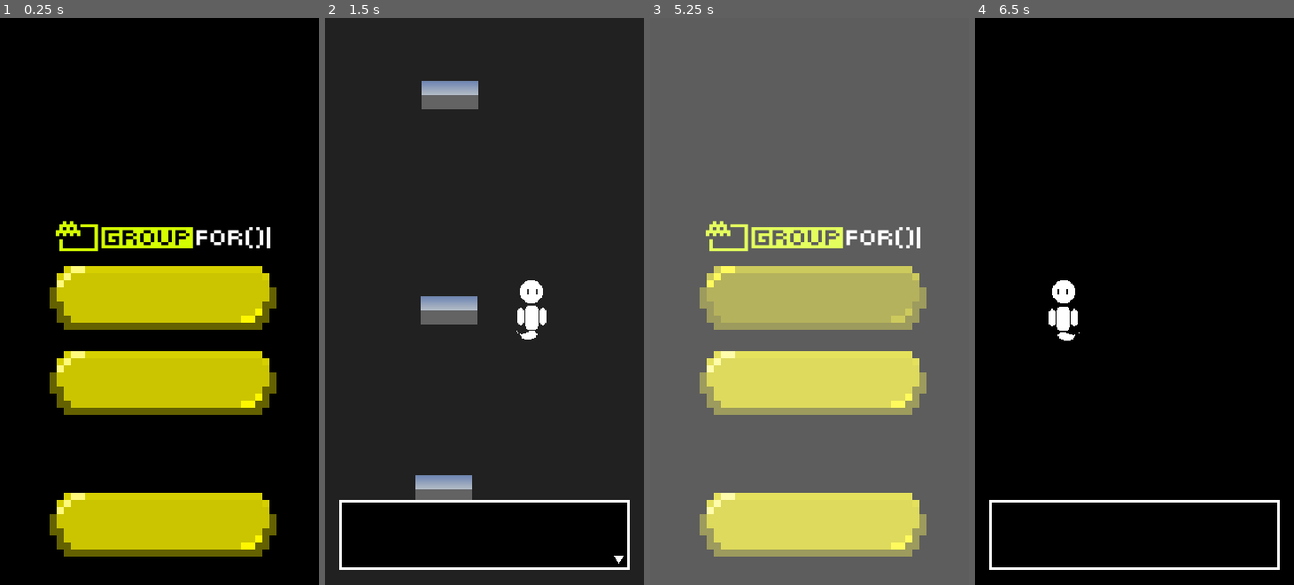
Above: before the commit, frames 1-4 (left to right).
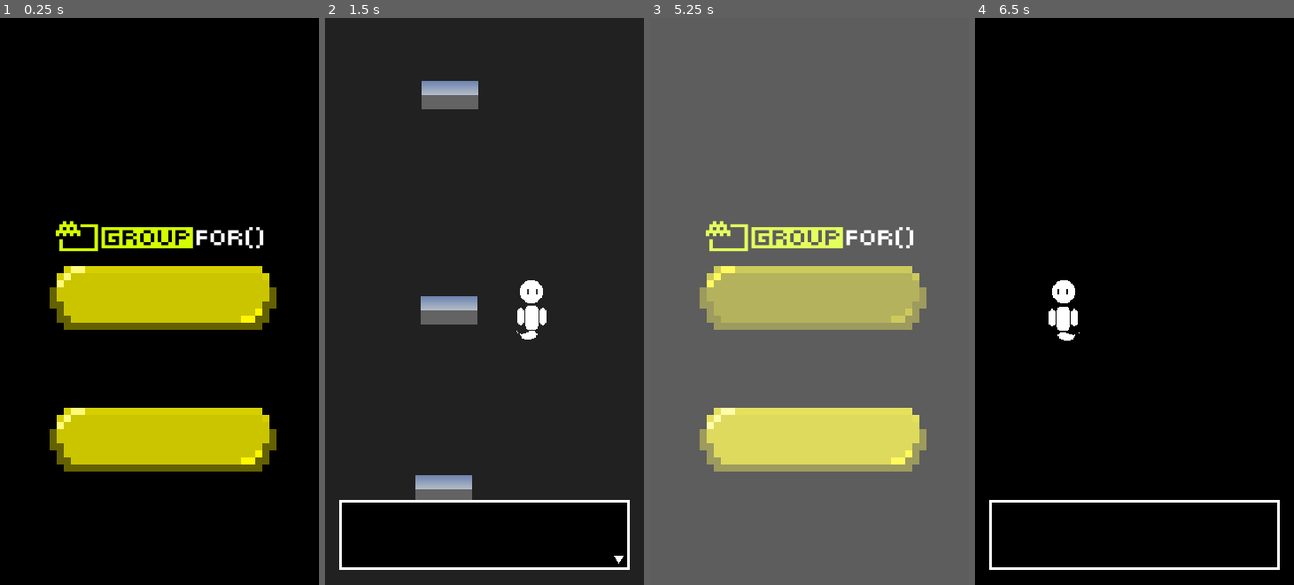
Above: after the commit, the same moments.

Repository: 2023M1T8-Inteli/grupo4
Game: Godot game, scene res://Scenes/Title Screen.tscn
Two runs of this game, one before a commit and one after it. Both use one fixed random seed, a clock stepped at 60 frames per second and the inputs below. A sky picture missing from this copy of the repository is replaced by a grey-blue gradient.
Inputs:
- Up to frame 1 (0.25 s): no input
- Up to frame 2 (1.5 s): click "JOGAR" at 0.5 s; tap Enter (start) at 1.25 s; hold D (move_right) from 1.28 s (still down); tap Space (interact) at 1.35 s
- Up to frame 3 (5.25 s): release D (move_right) at 2.03 s; hold S (move_down) 2.03-2.78 s; tap Enter (start) at 2.1, 3.6 s; hold D (move_right) 2.78-3.53 s; tap Space (interact) at 2.85, 4.35 s; hold W (move_up) 3.53-4.28 s; hold A (move_left) 4.28-5 s; tap Escape (pause) at 4.9 s; click "JOGAR" at 5 s
- Up to frame 4 (6.5 s): hold A (move_left) from 5.78 s (still down); tap Enter (start) at 5.85 s

The runs differ from the first frame. In frame 1, 22% of the frame differs, in the area x 15-87%, y 36-95%; in frame 2, nothing differs; in frame 3, 22%; in frame 4, nothing differs.

Commit message:
Fix among us task and upgrade some scripts

Diff:
--- a/src/godot-game/Node2D.gd
+++ b/src/godot-game/Node2D.gd
@@ -19,7 +19,7 @@
 var yellowCorrect = false
 
 
-func _process(delta):
+func _process(_delta):
 	if blueCorrect == true and redCorrect == true and purpleCorrect == true and yellowCorrect == true:
 		print("TODOS MEUS OVOS COLORIDOS")
 		emit_signal("task_complete")
--- a/src/godot-game/Scenes/Title Screen.tscn
+++ b/src/godot-game/Scenes/Title Screen.tscn
@@ -16,8 +16,12 @@
 } ]
 
 [sub_resource type="DynamicFont" id=2]
-size = 26
+size = 27
 outline_size = 2
+font_data = ExtResource( 3 )
+
+[sub_resource type="DynamicFont" id=3]
+size = 14
 font_data = ExtResource( 3 )
 
 [node name="Title Screen" type="Control"]
@@ -32,7 +36,6 @@
 position = Vector2( 7.99999, 168 )
 scale = Vector2( 0.992063, 0.846154 )
 frames = SubResource( 1 )
-frame = 1
 playing = true
 
 [node name="VBoxContainer" type="VBoxContainer" parent="."]
@@ -60,10 +63,11 @@
 text = " JOGAR"
 
 [node name="QuitButton" type="TextureButton" parent="."]
+visible = false
 margin_left = 48.0
-margin_top = 528.0
+margin_top = 504.0
 margin_right = 320.0
-margin_bottom = 616.0
+margin_bottom = 592.0
 texture_normal = ExtResource( 4 )
 texture_hover = ExtResource( 6 )
 
@@ -79,9 +83,9 @@
 
 [node name="ControlsButton" type="TextureButton" parent="."]
 margin_left = 48.0
-margin_top = 368.0
+margin_top = 432.0
 margin_right = 320.0
-margin_bottom = 456.0
+margin_bottom = 520.0
 texture_normal = ExtResource( 4 )
 texture_hover = ExtResource( 6 )
 
@@ -95,6 +99,16 @@
 custom_fonts/normal_font = SubResource( 2 )
 text = " CONTROLES"
 
+[node name="RichTextLabel" type="RichTextLabel" parent="."]
+margin_left = 304.0
+margin_top = 616.0
+margin_right = 398.0
+margin_bottom = 656.0
+mouse_filter = 2
+custom_colors/default_color = Color( 1, 1, 1, 1 )
+custom_fonts/normal_font = SubResource( 3 )
+text = " VER 0.1"
+
 [connection signal="pressed" from="StartButton" to="." method="_on_StartButton_pressed"]
 [connection signal="pressed" from="QuitButton" to="." method="_on_QuitButton_pressed"]
 [connection signal="pressed" from="ControlsButton" to="." method="_on_ControlsButton_pressed"]
--- a/src/godot-game/Scripts/Cidade.gd
+++ b/src/godot-game/Scripts/Cidade.gd
@@ -29,3 +29,5 @@
 	yield($ColorRect/Timer, "timeout")
 	$GUI.visible = true
 	$ColorRect/WiresTask.visible = false
+	$ColorRect/TextureButton.mouse_filter = Control.MOUSE_FILTER_IGNORE
+	$ColorRect.color = Color("34921d")
Not shown: 1 places in src/godot-game/Scenes/Title Screen.tscn that only renumber resources
